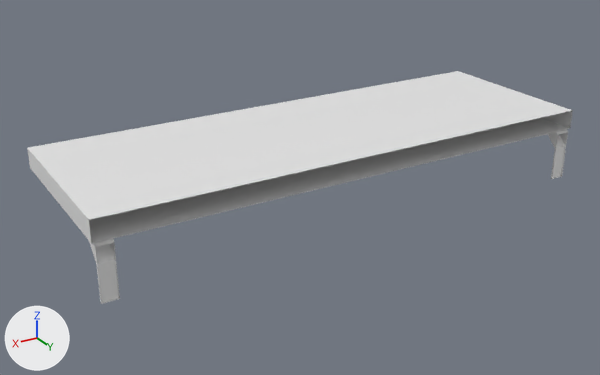
The FBX model Assets/Models/Environment/Floating Shelf.fbx: old version first, new version second.
Both versions are drawn from a 50 mm camera at (0.814, 1.115, 0.529) aimed at (0.038, -0.178, -0.117). Every picture has the same lights, and +X, +Y and +Z are marked at lower left. Where no turn or scale is listed for an object, it has been applied to the vertices.

Script lines for the objects in view, before the commit:
```python
mat_floating_shelf = principled_material('Floating Shelf')
mat_floating_shelf.base_color = (0.8, 0.8, 0.8)  # white #e7e7e7
me_cube_020 = bpy.data.meshes.new('Cube.020')
me_cube_020.from_pydata(...)  # 144 vertices, 125 faces; spans x -0.509..0.509, y -0.355..0.0, z -0.146..0.0
me_cube_020.materials.append(mat_floating_shelf)  # white #e7e7e7
ob_floating_shelf = bpy.data.objects.new('Floating Shelf', me_cube_020)
ob_floating_shelf.location = (0.0, 0.0, 0.0)
```
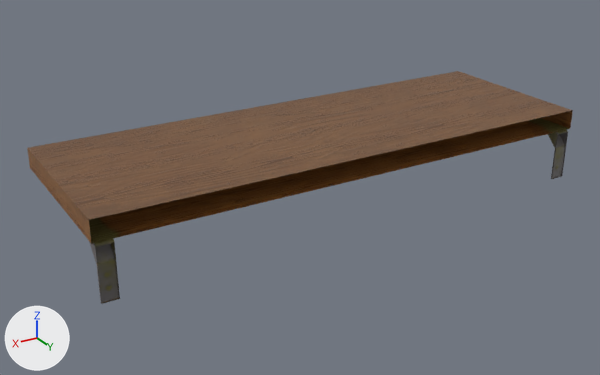
Boxes (x1, y1, x2, y2) around the edits, measured in the pictures (600 x 375 px):
```json
{"object": "Floating Shelf", "change": "surface changed", "before": [27, 71, 573, 304], "after": [27, 71, 573, 304], "on screen": "white to brown"}
```

The change, as JSON lines over the scene's bpy script:
```json
{"op": "add", "block": "img_floating_shelf_floating_shelf_normal_png", "code": ["img_floating_shelf_floating_shelf_normal_png = load_image('Floating Shelf_Floating Shelf_Normal.png', 'Materials/Floating Shelf_Floating Shelf_Normal.png', 512, 512, 'Non-Color')"]}
{"op": "add", "block": "img_floating_shelf_floating_shelf_diffuse_png", "code": ["img_floating_shelf_floating_shelf_diffuse_png = load_image('Floating Shelf_Floating Shelf_Diffuse.png', 'Materials/Floating Shelf_Floating Shelf_Diffuse.png', 512, 512, 'sRGB')"]}
{"op": "add", "block": "mat_floating_shelf", "code": "n2 = _N.new('ShaderNodeTexImage'); n2.name = 'Image Texture'"}
{"op": "add", "block": "mat_floating_shelf", "code": "n2.image = img_floating_shelf_floating_shelf_diffuse_png"}
{"op": "add", "block": "mat_floating_shelf", "code": "n3 = _N.new('ShaderNodeTexImage'); n3.name = 'Image Texture.001'"}
{"op": "add", "block": "mat_floating_shelf", "code": "n3.image = img_floating_shelf_floating_shelf_normal_png"}
{"op": "add", "block": "mat_floating_shelf", "code": "n4 = _N.new('ShaderNodeNormalMap'); n4.name = 'Normal Map'"}
{"block": "mat_floating_shelf", "where": "n0 = _N.new('ShaderNodeBsdfPrincipled'); n0.name = 'Principled BSDF'"}
{"op": "add", "block": "mat_floating_shelf", "code": "_L.new(n2.outputs[0], n0.inputs[0])  # 'Color' to 'Base Color'"}
{"op": "add", "block": "mat_floating_shelf", "code": "_L.new(n3.outputs[0], n4.inputs[1])  # 'Color' to 'Color'"}
{"op": "add", "block": "mat_floating_shelf", "code": "_L.new(n4.outputs[0], n0.inputs[5])  # 'Normal' to 'Normal'"}
```
